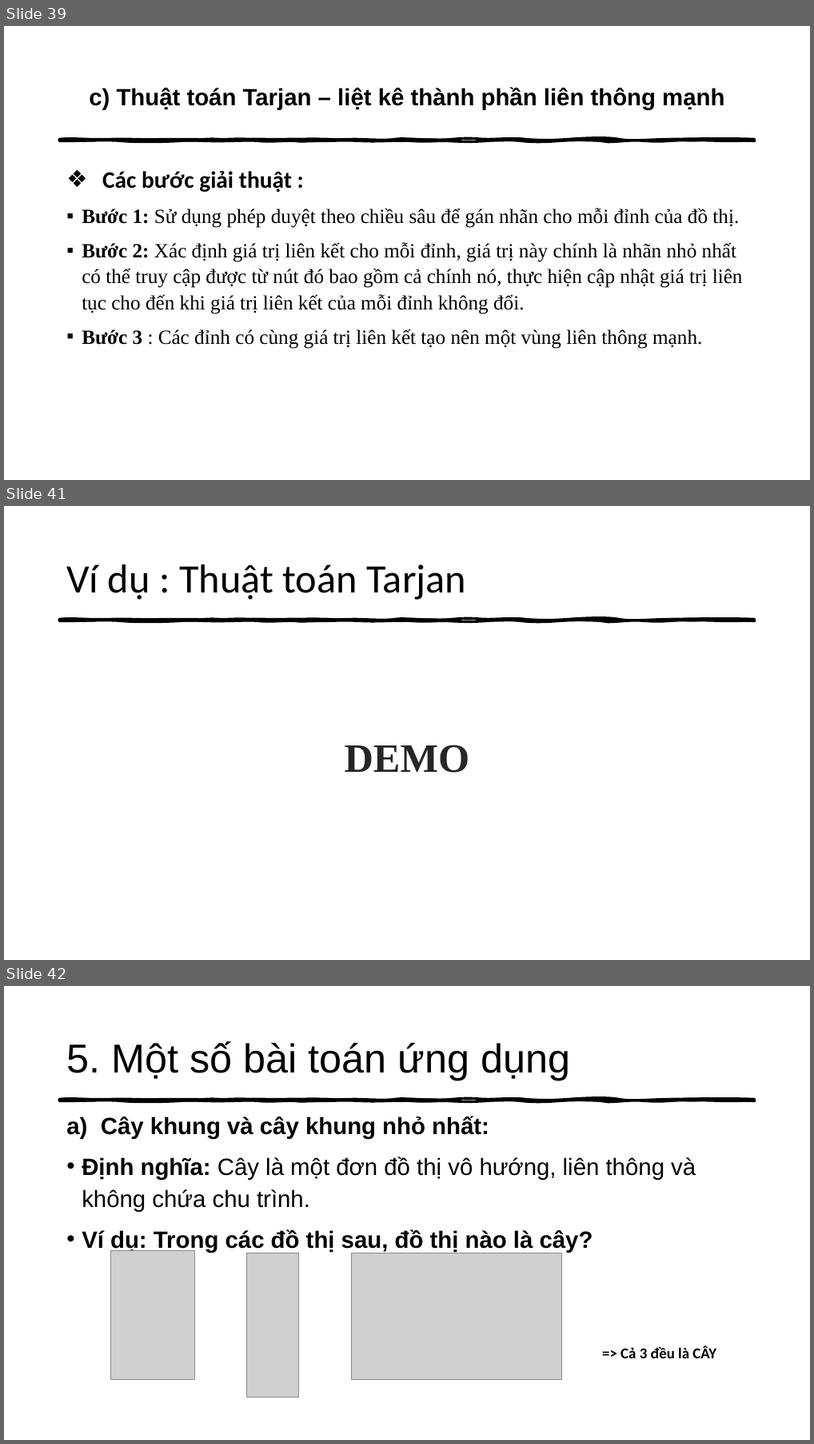
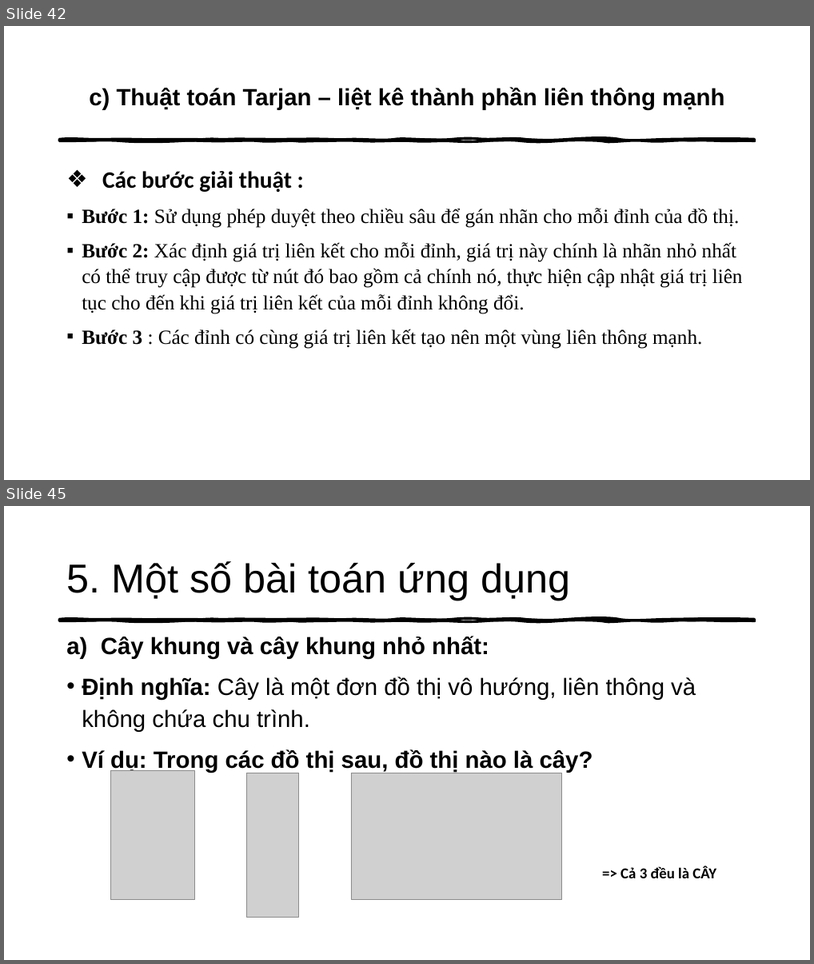
Before and after one commit to thathcmus/CTDL_GT, a slide deck: 1_Slide_Nhom2_Ca_Chieu_Cau_Truc_Du_Lieu_Do_Thi_Va_Ung_Dung.pptx. Shown one above the other, each under a label of ours: slides 39, 41 and 42 before the commit, slides 42 and 45 after it; the slides between them are not shown. The pictures are 814x1444 and 814x964 pixels, drawn with LibreOffice and Linux fonts; fonts in the diff are those of the drawing; grey boxes stand for pictures. Boxes give left, top, right and bottom in pixels: in the first picture for what was removed or moved away, otherwise in the second. Text is boxed around its words. In the diff, an @@ line names an element or a change of style, - is before the commit and + after.

```diff
--- a/1_Slide_Nhom2_Ca_Chieu_Cau_Truc_Du_Lieu_Do_Thi_Va_Ung_Dung.pptx
+++ b/1_Slide_Nhom2_Ca_Chieu_Cau_Truc_Du_Lieu_Do_Thi_Va_Ung_Dung.pptx
@@ slide 41 removed at (x1=4, y1=506, x2=810, y2=960), background #FFFFFF; not listed: 1 template element that a slide beside it also shows @@
@@ title removed at (x1=66, y1=564, x2=466, y2=600) @@
-Ví dụ : Thuật toán Tarjan
@@ text removed at (x1=345, y1=744, x2=470, y2=772) @@
-DEMO
@@ what was slide 39 is now slide 42 @@
@@ what was slide 42 is now slide 45 @@
```
Also in this commit, not shown: 7 slides changed, 8 slides added, 6 other slides removed, 3 other files.
